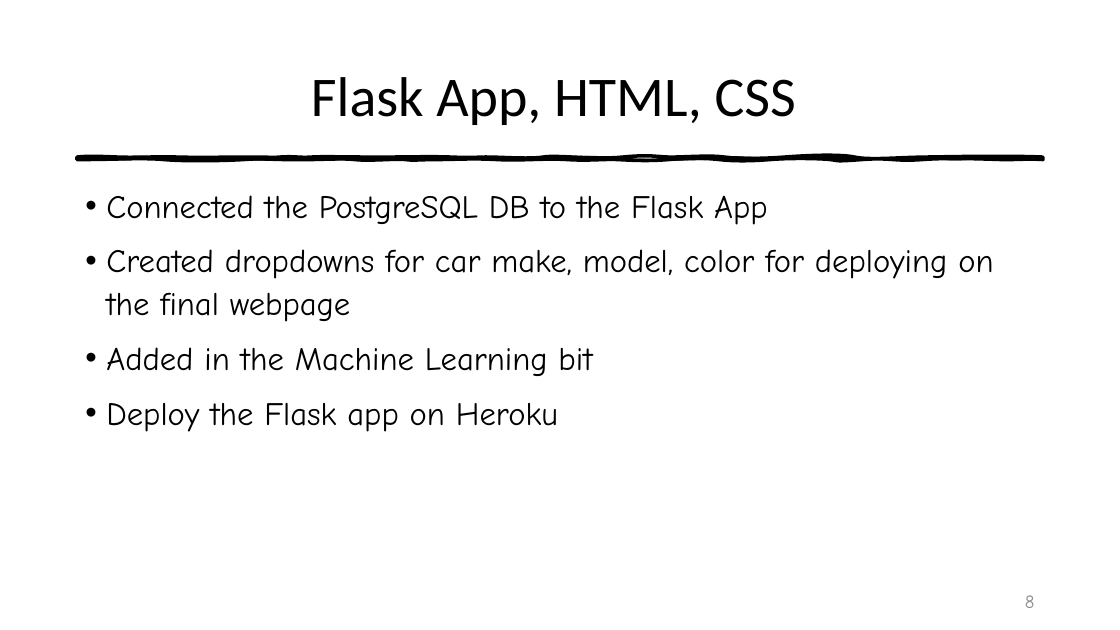
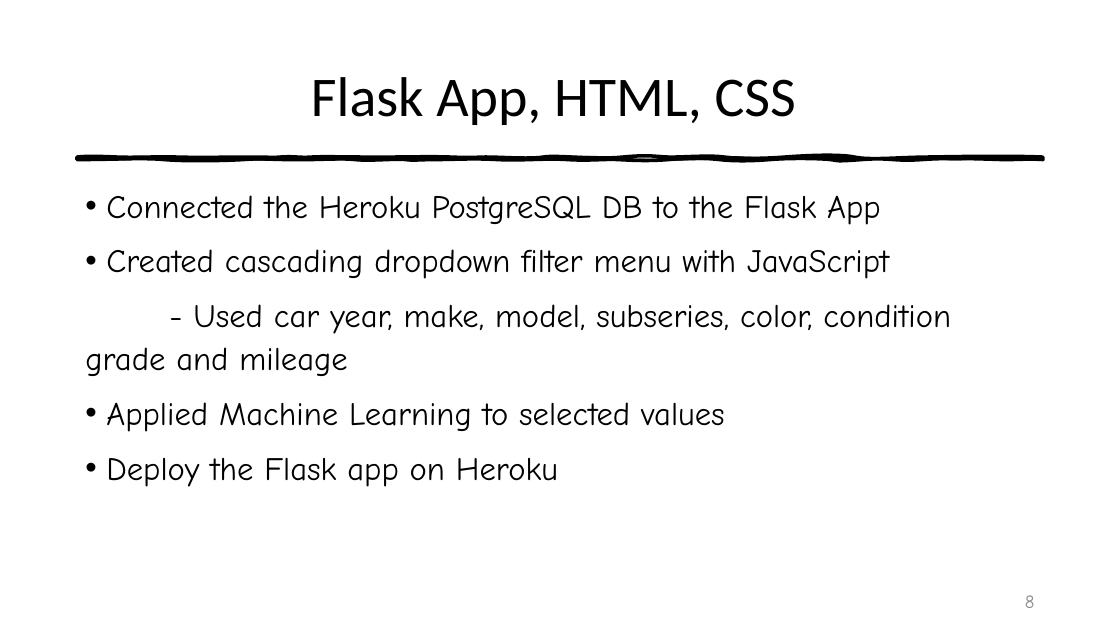
Before and after one commit to sudeshi1/WHUPL, a slide deck: slide 8 of WHUPL_PPT.pptx. Drawn at 1120x630 pixels with LibreOffice and Linux fonts; fonts in the diff are those of the drawing. Boxes give left, top, right and bottom in pixels: in the first picture for what was removed or moved away, otherwise in the second. Text is boxed around its words. In the diff, an @@ line names an element or a change of style, - is before the commit and + after.

```diff
--- a/WHUPL_PPT.pptx
+++ b/WHUPL_PPT.pptx
@@ text at bbox=[85, 195, 951, 432]: text changed @@
-• Connected the PostgreSQL DB to the Flask App
-• Created dropdowns for car make, model, color for deploying on the final webpage
-• Added in the Machine Learning bit
+• Connected the Heroku PostgreSQL DB to the Flask App
+• Created cascading dropdown filter menu with JavaScript
+- Used car year, make, model, subseries, color, condition grade and mileage
+• Applied Machine Learning to selected values
```
Also in this commit, not shown: 2 other slides changed.
